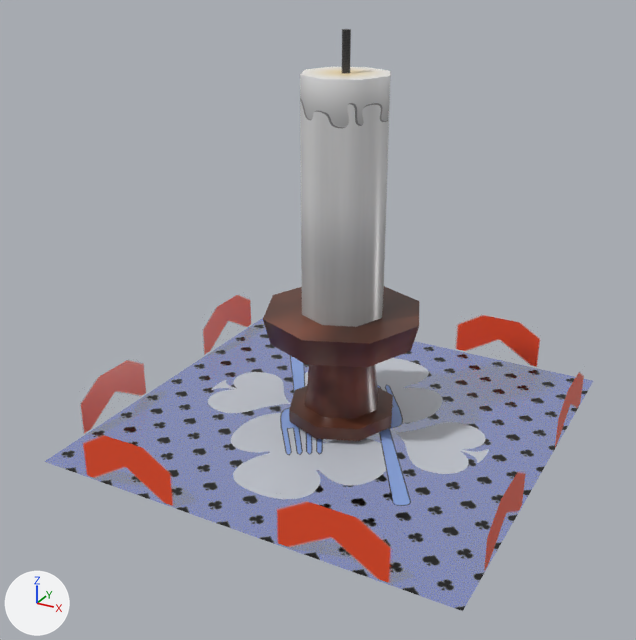
An edit to the FBX model デザイナー/3d/ステージ/蝋燭/Candle.fbx, drawn before and after from the same camera.
One viewpoint serves both versions: a 50 mm lens placed at (2.25, -4.41, 2.85), pointed at (-0.04, -0.24, 0.77). The lights are fixed; the arrows at lower left show +X, +Y and +Z. Where no turn or scale is listed for an object, it has been applied to the vertices.
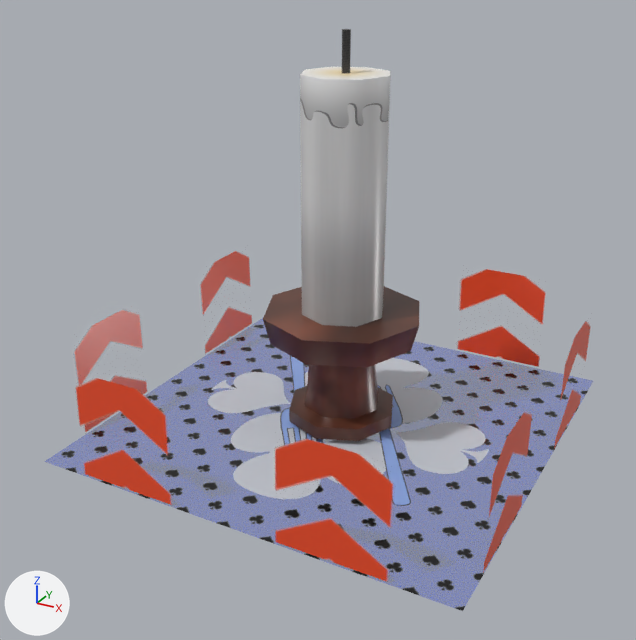
Pixel boxes [x1, y1, x2, y2] of what changed, in the pictures (636 x 640 px):
```json
{"object": "cube1", "change": "surface changed, moved, rescaled", "before": [81, 295, 584, 583], "after": [74, 251, 590, 581], "on screen": "15% taller"}
```

Edits to the scene script, one JSON object a line:
```json
{"block": "me_ncl1_5", "where": "me_ncl1_5.from_pydata(...)  # 8 vertices, 4 faces; spans x -100.0..100.0, y -100.0..241.0, z -100.0..100.0"}
{"block": "me_ncl1_5", "where": "# used by ob_cube1; location = (0.0, 0.0, 0.104); rotation_euler = (1.571, 0.0, 0.0), in degrees (90, 0, 0); scale = (0.013, 0.000922, 0.013)"}
{"block": "me_ncl1_5", "change": "me_ncl1_5 part 1: texture (UV) coordinates of 4 of 4 faces, centred in x -100.0..100.0, y 71.0, z -100.0..100.0, changed; they spanned u 0.02..0.97, v 0.92..0.92 and now span u 0.03..0.97, v 0.88..0.88"}
{"op": "set", "path": "ob_cube1.location", "old": "(0.0, 0.0, 0.104)", "new": "(0.0, 0.0, 0.209)"}
{"op": "set", "path": "ob_cube1.scale", "old": "(0.013, 0.000922, 0.013)", "new": "(0.013, 0.00195, 0.013)"}
```
